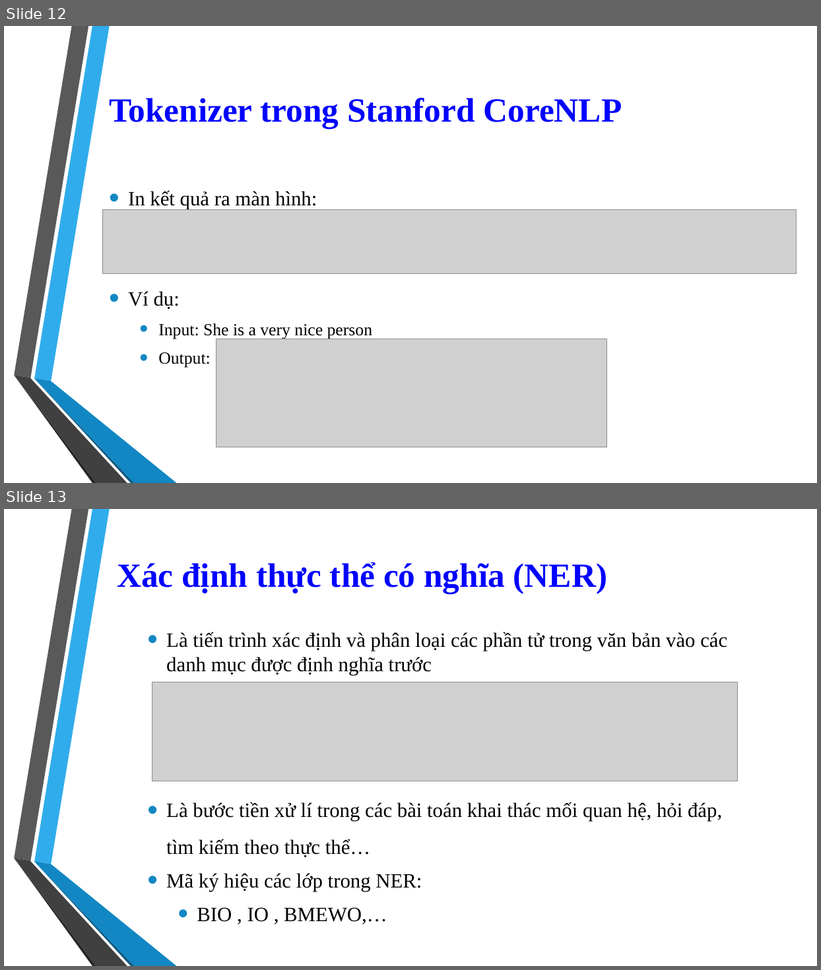
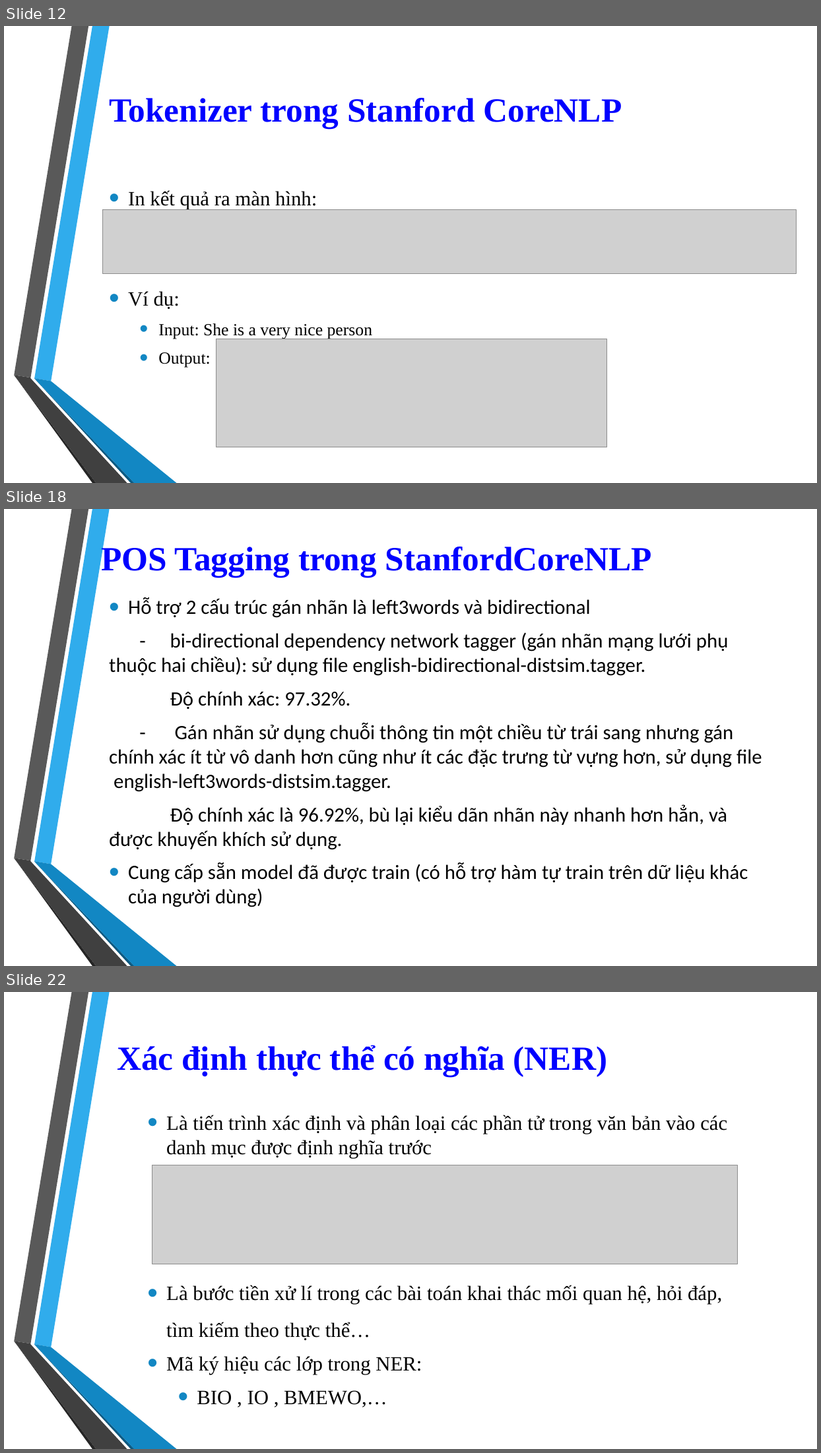
Before and after one commit to 1412520/TextMining, a slide deck: Seminar/Stanford_CoreNLP.pptx. Shown one above the other, each under a label of ours: slides 12 and 13 before the commit, slides 12, 18 and 22 after it; the slides between them are not shown. The pictures are 821x970 and 821x1453 pixels, drawn with LibreOffice and Linux fonts; fonts in the diff are those of the drawing; grey boxes stand for pictures; background and template pictures are left out. Boxes give left, top, right and bottom in pixels: in the first picture for what was removed or moved away, otherwise in the second. Text is boxed around its words. In the diff, an @@ line names an element or a change of style, - is before the commit and + after.

Commit message:
add POS ppt

```diff
--- a/Seminar/Stanford_CoreNLP.pptx
+++ b/Seminar/Stanford_CoreNLP.pptx
@@ slide 18 added at (4,509,817,966), background picture (left out); not listed: 6 template elements that a slide beside it also shows @@
@@ title added at (101,543,652,577), 40 pt, text #0000FF, bold @@
+POS Tagging trong StanfordCoreNLP
@@ text added at (109,597,762,908), 24 pt, text #000000 @@
+• Hỗ trợ 2 cấu trúc gán nhãn là left3words và bidirectional
+- bi-directional dependency network tagger (gán nhãn mạng lưới phụ thuộc hai chiều): sử dụng file english-bidirectional-distsim.tagger.
+Độ chính xác: 97.32%.
+- Gán nhãn sử dụng chuỗi thông tin một chiều từ trái sang nhưng gán chính xác ít từ vô danh hơn cũng như ít các đặc trưng từ vựng hơn, sử dụng file english-left3words-distsim.tagger.
+Độ chính xác là 96.92%, bù lại kiểu dãn nhãn này nhanh hơn hẳn, và được khuyến khích sử dụng.
+• Cung cấp sẵn model đã được train (có hỗ trợ hàm tự train trên dữ liệu khác của người dùng)
@@ what was slide 13 is now slide 22 @@
```
Also in this commit, not shown: 1 slide changed, 8 other slides added, 2 other files.
